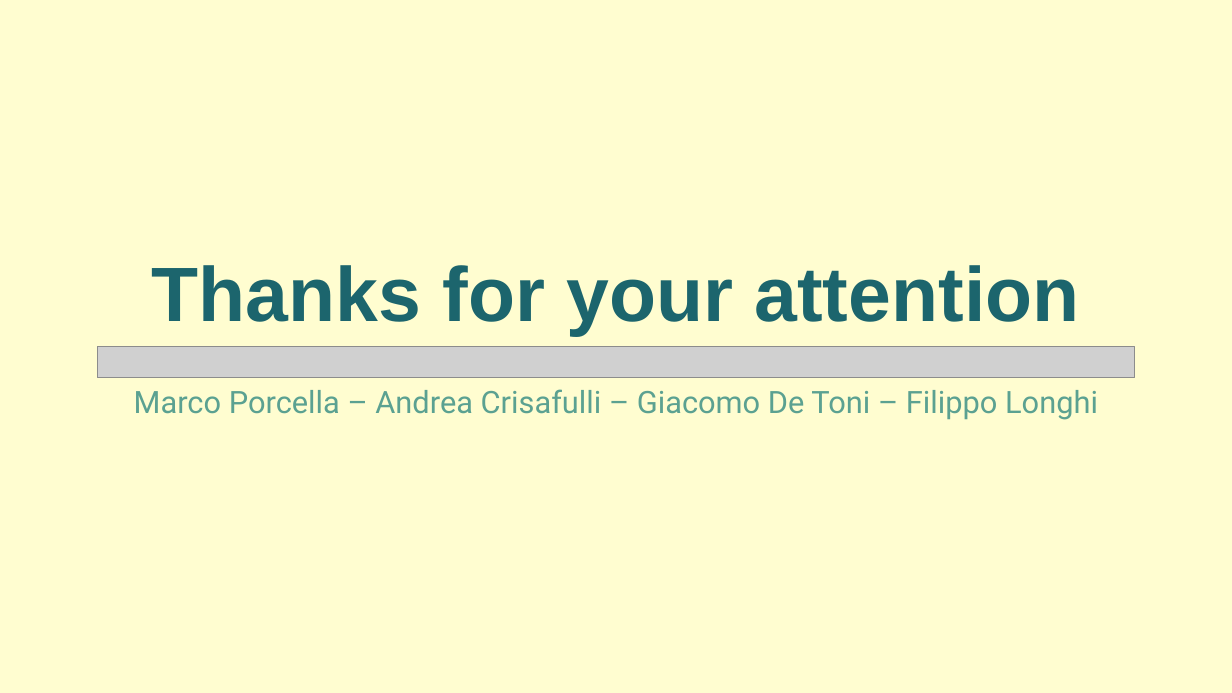
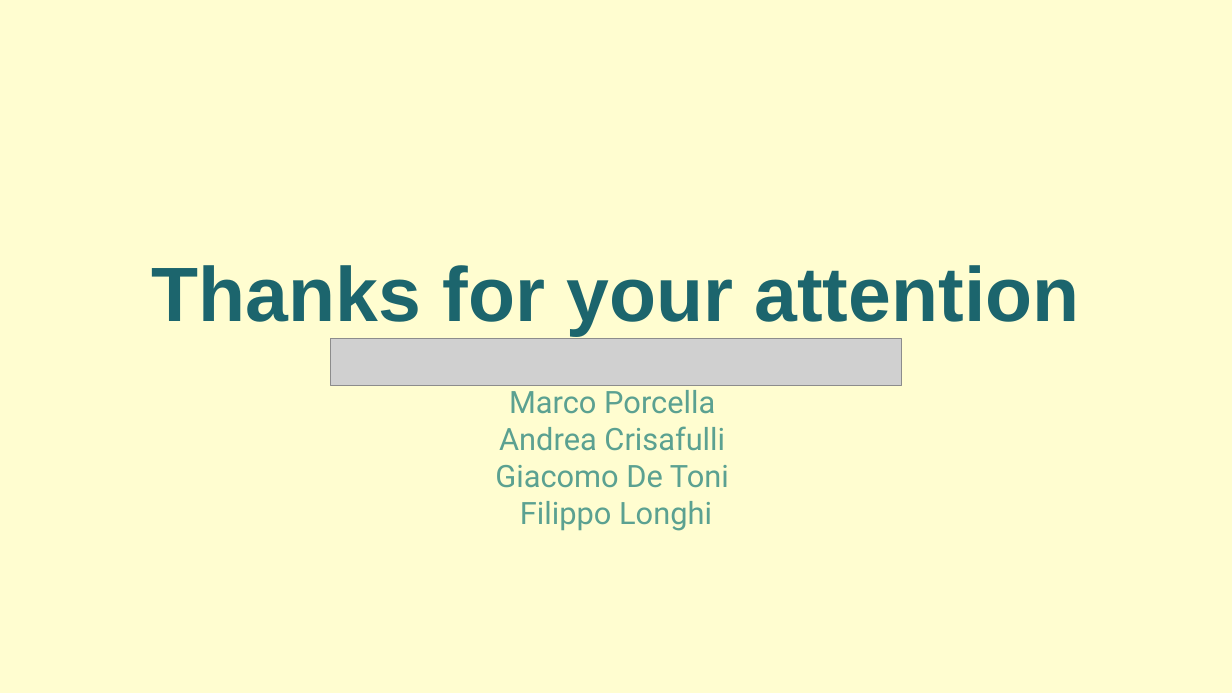
Before and after one commit to Ciorpy/G.A.I.A.-CMLS-2025, a slide deck: slide 29 of GAIA.pptx (slide 32 before the commit). Drawn at 1232x693 pixels with LibreOffice and Linux fonts; fonts in the diff are those of the drawing; grey boxes stand for pictures. Boxes give left, top, right and bottom in pixels: in the first picture for what was removed or moved away, otherwise in the second. Text is boxed around its words. In the diff, an @@ line names an element or a change of style, - is before the commit and + after.

```diff
--- a/GAIA.pptx
+++ b/GAIA.pptx
@@ picture removed at [97, 347, 1135, 378] @@
@@ picture added at [330, 339, 901, 385] @@
@@ text at [495, 385, 729, 531]: text changed @@
-Marco Porcella – Andrea Crisafulli – Giacomo De Toni – Filippo Longhi
+Marco Porcella
+Andrea Crisafulli
+Giacomo De Toni
+Filippo Longhi
```
Also in this commit, not shown: 27 other slides changed, 2 slides added, 5 slides removed, 5 other files.
